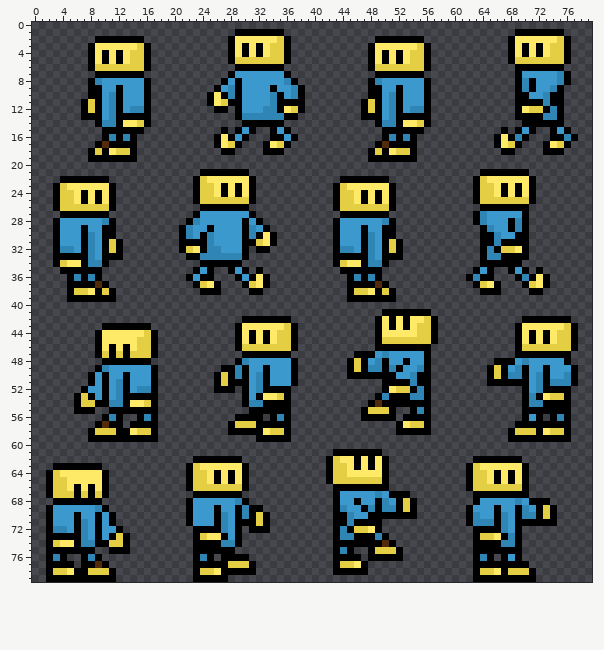
Two versions of one sprite sheet, src/assets/player.png. The first picture shows the starting point.
The file is 80x80 pixels.
After the commit:
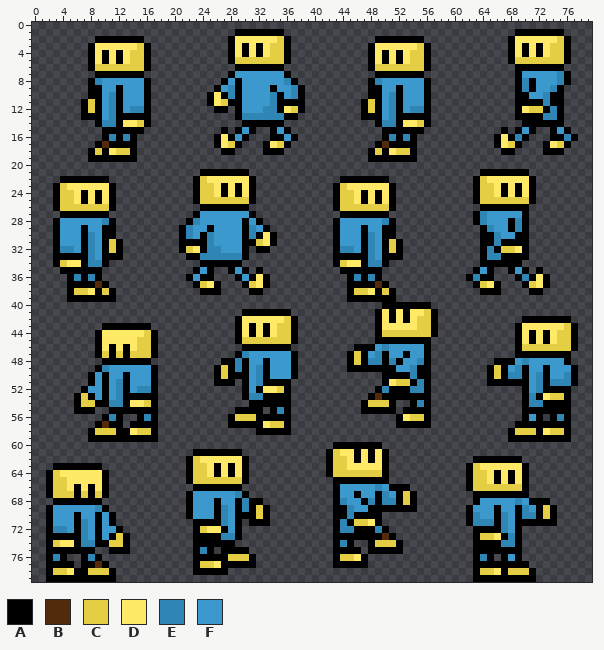
Palette (. is transparent): A #000000  B #512b0b  C #e4ce44  D #ffea67  E #2f86b5  F #3b99cd
The exact change:
Changed rows in their new state; - is an unchanged pixel.
first column x 22:
40 ----------------------------AAAAAAA-
41 --------AAAAAAA------------AD-D-DDCA
42 -------ADDDDDDCA-----------------C--
43 ---------A-A-C---------------D-D----
44 ----------------------------CCCCC---
45 --------CCCCC---------------AAAAAAA.
46 -------.AAAAAAA.--------AAAFEFFFFF--
47 -------AEFFFFFFA-------AC-FEA--A----
48 -----AAEA--A--------------E--EAF-E--
49 ----AC----E-------------A-AA-AF-EA--
50 -------A---------------.....--AA----
51 -----A-.----AAA.-------------DCCAE--
52 ----...---ADDC-------------AEAAAE---
53 ---------EEAAA------------ABA---AA--
54 --------.AA--------------ACCC-..-E--
55 -------AA--.-E------------AAA--A-A--
56 ------ACCC-A-A-----------.....ADCC--
57 -------AAA-DCC-----------------AAA--
58 ------....-AAA----------------.....-
59 ----------.....---------------------
60 ---------------------AAAAAAA--------
61 -AAAAAAA------------ACDD-D-DA-------
62 ACDDDDDDA-------------C-------------
63 --C-A-A-----------------D-D---------
64 -----------------------CCCCC--------
65 ---CCCCC------------.AAAAAAA--------
66 .AAAAAAA.-------------FFFFFEFAAA----
67 AFFFFFFEA---------------A--AEF-CA---
68 ----A--AEAA-----------E-FAE--E------
69 -----E----CA----------AE-FA-AA-A----
70 --------A---------------AA--.....---
71 .AAA----.-A-----------EACCD---------
72 --CDDA---...-----------EAAAEA-------
73 --AAAEE---------------AA---ABA------
74 -----AA.--------------E-..-CCCA-----
75 --E-.--AA-------------A-A--AAA------
76 --A-A-CCCA------------CCDA.....-----
77 --CCD-AAA-------------AAA-----------
78 --AAA-....-----------.....----------
79 -.....------------------------------
Changed places in both pictures, as pixel boxes (x1, y1, x2, y2):
changed: (326, 302, 438, 575)
changed: (186, 309, 298, 582)
